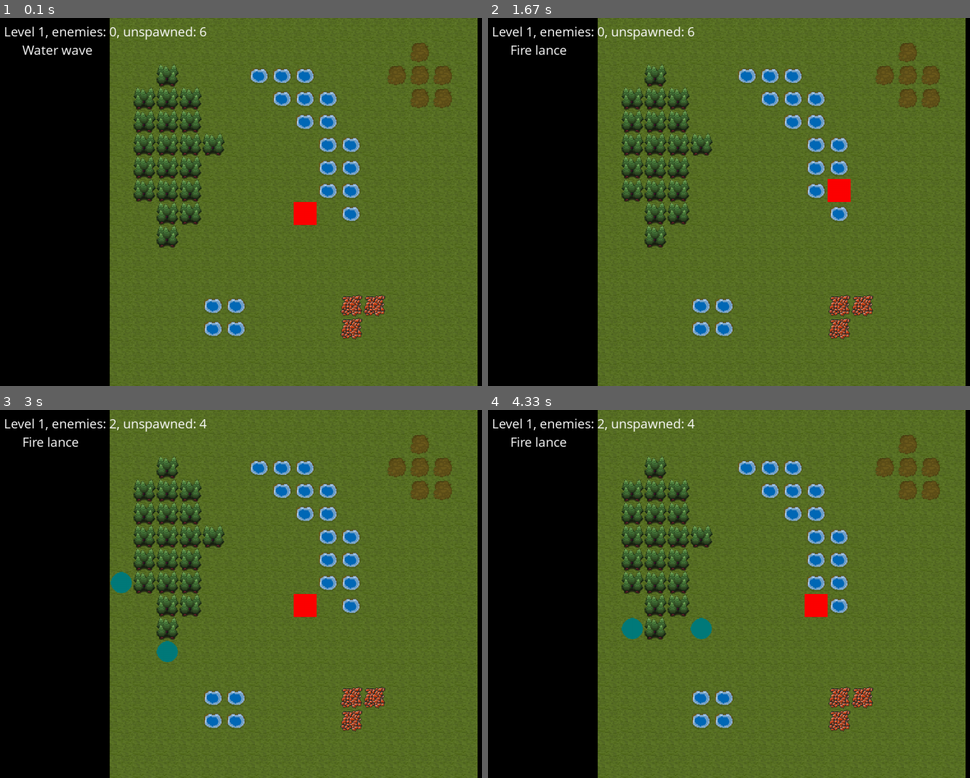
Above: before the commit, frames 1-4 (two rows, left to right).
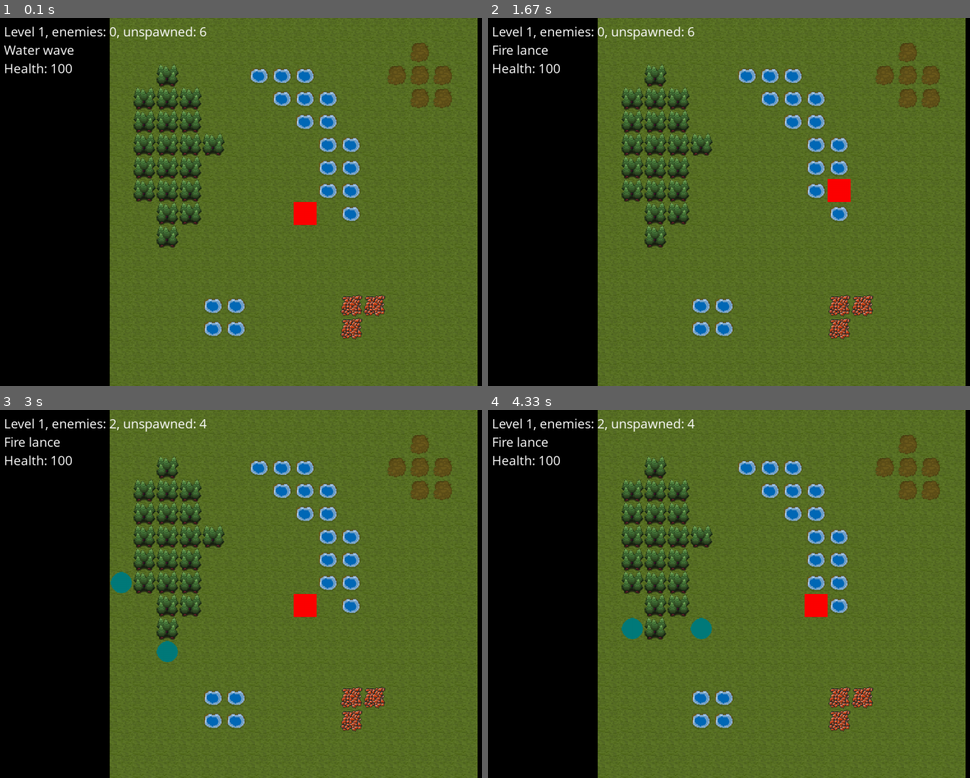
Above: after the commit, the same moments.

Repository: mytinycloud/90D-pygame-scaffold
Game: pygame game, started from main.py
Same seed, same stepped clock (60 frames per second), same inputs: the game is played once before the commit and once after it.
Inputs (mouse positions are in pixels of both pictures, inside the frame that each line leads up to):
- Up to frame 1 (0.1 s): no input
- Up to frame 2 (1.67 s): hold D 0.33-0.8 s; move the mouse to (757, 216) at 0.37 s; hold W 0.83-1.13 s; move the mouse to (outside the picture) at 0.87 s; tap 3 at 0.98 s; hold D 1.17-1.63 s; move the mouse to (782, 227) at 1.2 s; tap 4 at 1.32 s
- Up to frame 3 (3 s): hold A 1.67-2.2 s; move the mouse to (154, 597) at 1.7 s; tap 2 at 1.82 s; hold S 2.23-2.53 s; move the mouse to (351, 674) at 2.27 s; tap 3 at 2.38 s; hold A 2.57-2.97 s; move the mouse to (110, 678) at 2.6 s; tap 4 at 2.72 s
- Up to frame 4 (4.33 s): hold W 3-3.37 s; move the mouse to (868, 465) at 3.03 s; tap 2 at 3.15 s; hold D 3.4-4.03 s; move the mouse to (outside the picture) at 3.43 s; tap 3 at 3.55 s; hold S from 4.07 s (still down); move the mouse to (849, 627) at 4.1 s; tap 4 at 4.22 s

The runs differ from the first frame. In frame 1, 0.4% of the frame differs, in the area x 0-20%, y 7-16%; in frame 2, 0.4%; in frame 3, 0.4%; in frame 4, 0.4%.

Commit message:
Add health bar

Diff:
--- a/systems/player.py
+++ b/systems/player.py
@@ -1,5 +1,7 @@
 from engine.ecs import Entity, EntityGroup, enumerate_component
 from pygame import Vector2
+
+from systems.ui import UIComponent
 
 from .sprites import SpriteComponent
 from .motion import MotionComponent
@@ -36,6 +38,9 @@
 
     t: turn.TurnComponent = group.query_singleton("turn").turn
     player = group.query_singleton('player', 'motion', 'health')
+    health_bar = group.query_singleton('health', 'motion', 'ui')
+
+    health_bar.ui.text = "Health: " + str(player.health.health)
 
     if t.state != turn.TURN_PLAYER or not player.health.is_alive:
         # Nothing we can do
@@ -64,4 +69,11 @@
     player.health = HealthComponent(health = 100)
     group.add(player)
 
+    health_box = Entity("health_box")
+    health_box.motion = MotionComponent(position=Vector2(10,90))
+    health_box.ui = UIComponent(text="Health: " + str(player.health.health))
+    # So, this will probably cause issues. Sue me.
+    health_box.health = player.health
+    group.add(health_box)
+
     group.mount_system(player_update_system)
--- a/systems/spell.py
+++ b/systems/spell.py
@@ -120,7 +120,7 @@
     selected_spell_entity = Entity("selected_spell")
     selected_spell_entity.selected_spell = SelectedSpellComponent()
     selected_spell_entity.ui = UIComponent(text="")
-    selected_spell_entity.motion = MotionComponent(position=Vector2(50, 50))
+    selected_spell_entity.motion = MotionComponent(position=Vector2(10, 50))
     selected_spell_entity.tile_area = TileAreaComponent()
 
     group.add_all(water_wave, plant_growth, spark, fire_lance)
